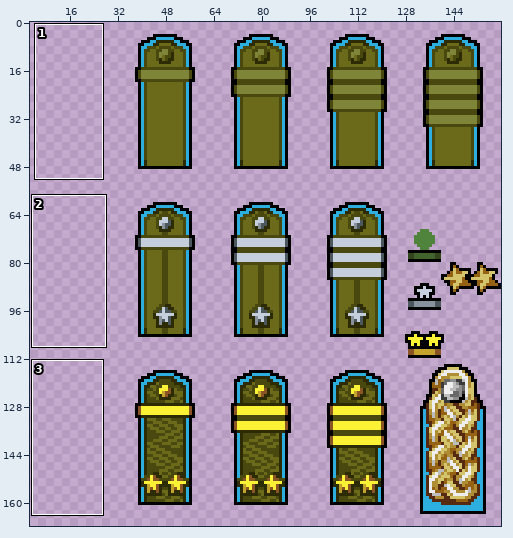
A sprite sheet gets an edit: Gamemode/Scoreboard/ranks_big.png. Above, an overview of the earlier version with the close-up marked.
Close-up. Before:
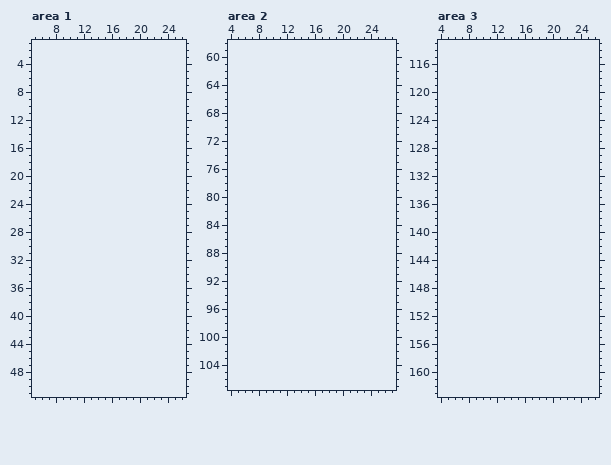
The file is 128x168 pixels. Shown: area 1: x 5..26, y 1..51; area 2: x 4..27, y 58..107; area 3: x 4..26, y 113..163. The old version is drawn lined up with the new one, on the new canvas. The wide view leaves out empty margins.
Palette (. is transparent): 
Once edited:
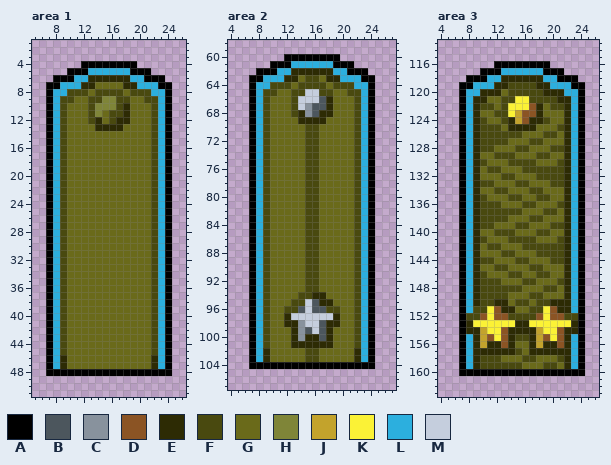
Colours new in this view: A #000000  B #4c565d  C #88929d  D #8b5424  E #2d2b04  F #49490f  G #6a6a1a  H #7f8538  J #c3a32c  K #fbf236  L #2cafde  M #c5cedd
Log entry: kep/spp balancing | new ranks
From old to new:
canvas 128x168 -> 160x168, the old top-left corner now at 32,0
Changed rows in their new state; - is an unchanged pixel.
Area 1:
first column x 7:
 4 -----AAAAAAAA-----
 5 ---AAALLLLLLAAA---
 6 -AAALLEEEEEELLAAA-
 7 AALLLEEGGGGEELLLAA
 8 ALLFFFGFFFFGFFFLLA
 9 ALFFGGFFHHFFGGFFLA
10 ALFGGGFHHHFEGGGFLA
11 ALFGGGFHGFFEGGGFLA
12 ALFGGGFEGFEEGGGFLA
13 ALFGGGGEEEEGGGGFLA
14 ALFGGGGGGGGGGGGFLA
15 ALFGGGGGGGGGGGGFLA
16 ALFGGGGGGGGGGGGFLA
17 ALFGGGGGGGGGGGGFLA
18 ALFGGGGGGGGGGGGFLA
19 ALFGGGGGGGGGGGGFLA
20 ALFGGGGGGGGGGGGFLA
21 ALFGGGGGGGGGGGGFLA
22 ALFGGGGGGGGGGGGFLA
23 ALFGGGGGGGGGGGGFLA
24 ALFGGGGGGGGGGGGFLA
25 ALFGGGGGGGGGGGGFLA
26 ALFGGGGGGGGGGGGFLA
27 ALFGGGGGGGGGGGGFLA
28 ALFGGGGGGGGGGGGFLA
29 ALFGGGGGGGGGGGGFLA
30 ALFGGGGGGGGGGGGFLA
31 ALFGGGGGGGGGGGGFLA
32 ALFGGGGGGGGGGGGFLA
33 ALFGGGGGGGGGGGGFLA
34 ALFGGGGGGGGGGGGFLA
35 ALFGGGGGGGGGGGGFLA
36 ALFGGGGGGGGGGGGFLA
37 ALFGGGGGGGGGGGGFLA
38 ALFGGGGGGGGGGGGFLA
39 ALFGGGGGGGGGGGGFLA
40 ALFGGGGGGGGGGGGFLA
41 ALFGGGGGGGGGGGGFLA
42 ALFGGGGGGGGGGGGFLA
43 ALFGGGGGGGGGGGGFLA
44 ALFGGGGGGGGGGGGFLA
45 ALFGGGGGGGGGGGGFLA
46 ALEGGGGGGGGGGGGELA
47 ALEGGGGGGGGGGGGELA
48 AAAAAAAAAAAAAAAAAA
Area 2:
first column x 7:
 60 -----AAAAAAAA-----
 61 ---AAALLLLLLAAA---
 62 -AAALLEEEEEELLAAA-
 63 AALLLEEGFFGEELLLAA
 64 ALLFFFGFFFFGFFFLLA
 65 ALFFGGFFMMFFGGFFLA
 66 ALFGGGFMMMBEGGGFLA
 67 ALFGGGFMCBBEGGGFLA
 68 ALFGGGFECBEEGGGFLA
 69 ALFGGGGEEEEGGGGFLA
 70 ALFGGGGGFFGGGGGFLA
 71 ALFGGGGGFFGGGGGFLA
 72 ALFGGGGGFFGGGGGFLA
 73 ALFGGGGGFFGGGGGFLA
 74 ALFGGGGGFFGGGGGFLA
 75 ALFGGGGGFFGGGGGFLA
 76 ALFGGGGGFFGGGGGFLA
 77 ALFGGGGGFFGGGGGFLA
 78 ALFGGGGGFFGGGGGFLA
 79 ALFGGGGGFFGGGGGFLA
 80 ALFGGGGGFFGGGGGFLA
 81 ALFGGGGGFFGGGGGFLA
 82 ALFGGGGGFFGGGGGFLA
 83 ALFGGGGGFFGGGGGFLA
 84 ALFGGGGGFFGGGGGFLA
 85 ALFGGGGGFFGGGGGFLA
 86 ALFGGGGGFFGGGGGFLA
 87 ALFGGGGGFFGGGGGFLA
 88 ALFGGGGGFFGGGGGFLA
 89 ALFGGGGGFFGGGGGFLA
 90 ALFGGGGGFFGGGGGFLA
 91 ALFGGGGGFFGGGGGFLA
 92 ALFGGGGGFFGGGGGFLA
 93 ALFGGGGGFFGGGGGFLA
 94 ALFGGGGFFEEGGGGFLA
 95 ALFGGGFFMBEEGGGFLA
 96 ALFGGFFBMBBFFGGFLA
 97 ALFGGEMMMMMMEGGFLA
 98 ALFGGEECMMBEEGGFLA
 99 ALFGGGECBMBEGGGFLA
100 ALFGGGECEEBEGGGFLA
101 ALFGGGEEEEEEGGGFLA
102 ALEGGGGGFFGGGGGELA
103 ALEGGGGGFFGGGGGELA
104 AAAAAAAAAAAAAAAAAA
Area 3:
first column x 7:
116 -----AAAAAAAA-----
117 ---AAALLLLLLAAA---
118 -AAALLEEEEEELLAAA-
119 AALLLEEFFFFEELLLAA
120 ALLEEEGFFFFFEEELLA
121 ALEEGGFFKKFFFFEELA
122 ALEFFGFKKKDEGFFELA
123 ALEGGFFKJDDEGGGELA
124 ALEFGGFEJDEEFGGELA
125 ALEFFFGEEEEGGGFELA
126 ALEFFFFFFGGGFFGELA
127 ALEFFFFGGGFFGGGELA
128 ALEFFGGGFFGGGFFELA
129 ALEGGFFFGGGFFGGELA
130 ALEFGGGFFFFGGGFELA
131 ALEGFFGGGFFFFFFELA
132 ALEGGGFFGGGFFFFELA
133 ALEFFGGGFFGGGFFELA
134 ALEGGFFGGGFFGGGELA
135 ALEFGGGFFGGFFGGELA
136 ALEFFFGGGFFGGGFELA
137 ALEFFFFFFGGGFFGELA
138 ALEFFFFGGGFFGGGELA
139 ALEFFGGGFFGGGFFELA
140 ALEGGFFFGGGFFGGELA
141 ALEFGGGFFFFGGGFELA
142 ALEGFFGGGFFFFFFELA
143 ALEGGGFFGGGFFFFELA
144 ALEFFGGGFFGGGFFELA
145 ALEGGFFGGGFFGGGELA
146 ALEFGGGFFGGFFGGELA
147 ALEFFFGGGFFGGGFELA
148 ALEFFFFFFGGGFFGELA
149 ALEFFFFGGGFFGGGELA
150 ALEFFEEGFFGFFEEELA
151 ALFFKDEEGGFFKDEELA
152 AFFDKDDFFFFDKDDFFA
153 AEKKKKKKEEKKKKKKEA
154 AEEJKKDEEEEJKKDEEA
155 ALEJDKDEFFEJDKDELA
156 ALEJEEDEGGEJEEDELA
157 ALEEEEEEFGEEEEEELA
158 ALEFFFGGGFFGGGFELA
159 ALEFFFFFFGGGFFGELA
160 AAAAAAAAAAAAAAAAAA
Changed places in both close-ups, as pixel boxes (x1, y1, x2, y2):
added: (46, 61, 172, 376)
added: (249, 54, 375, 369)
added: (459, 61, 585, 376)
